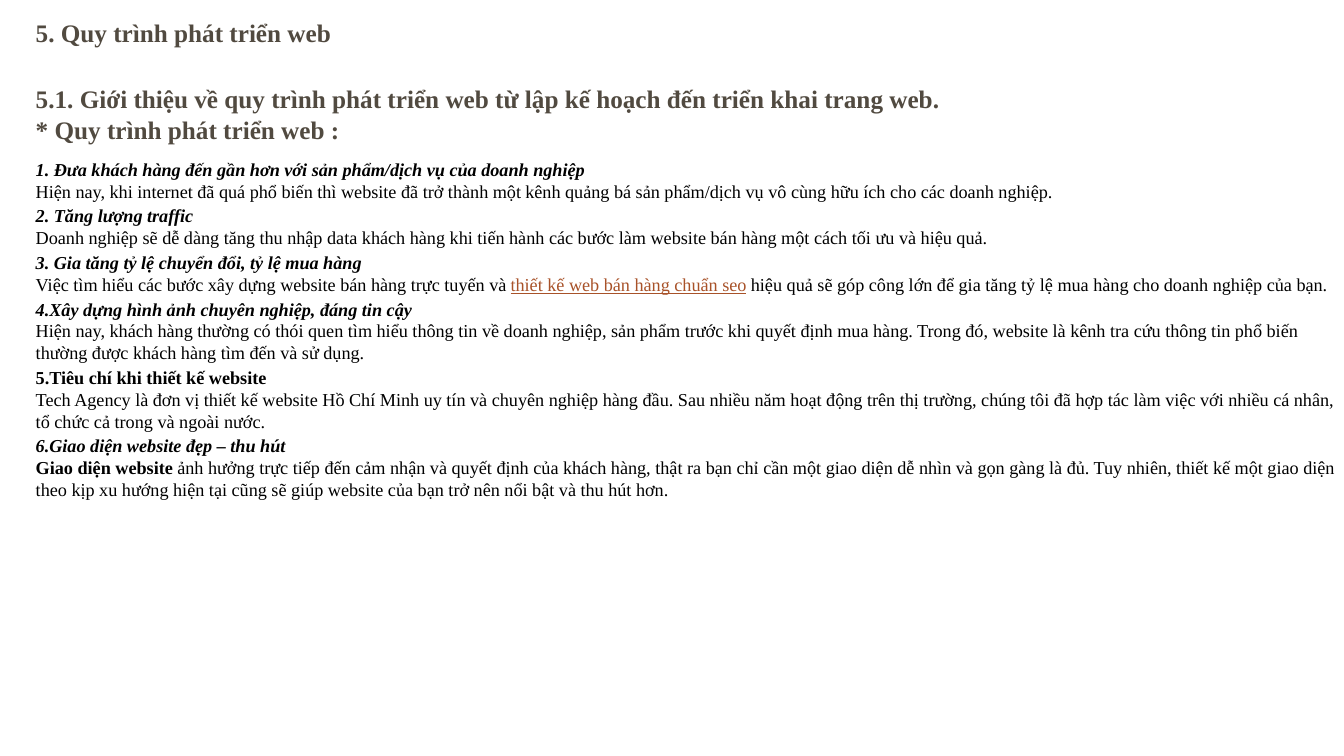
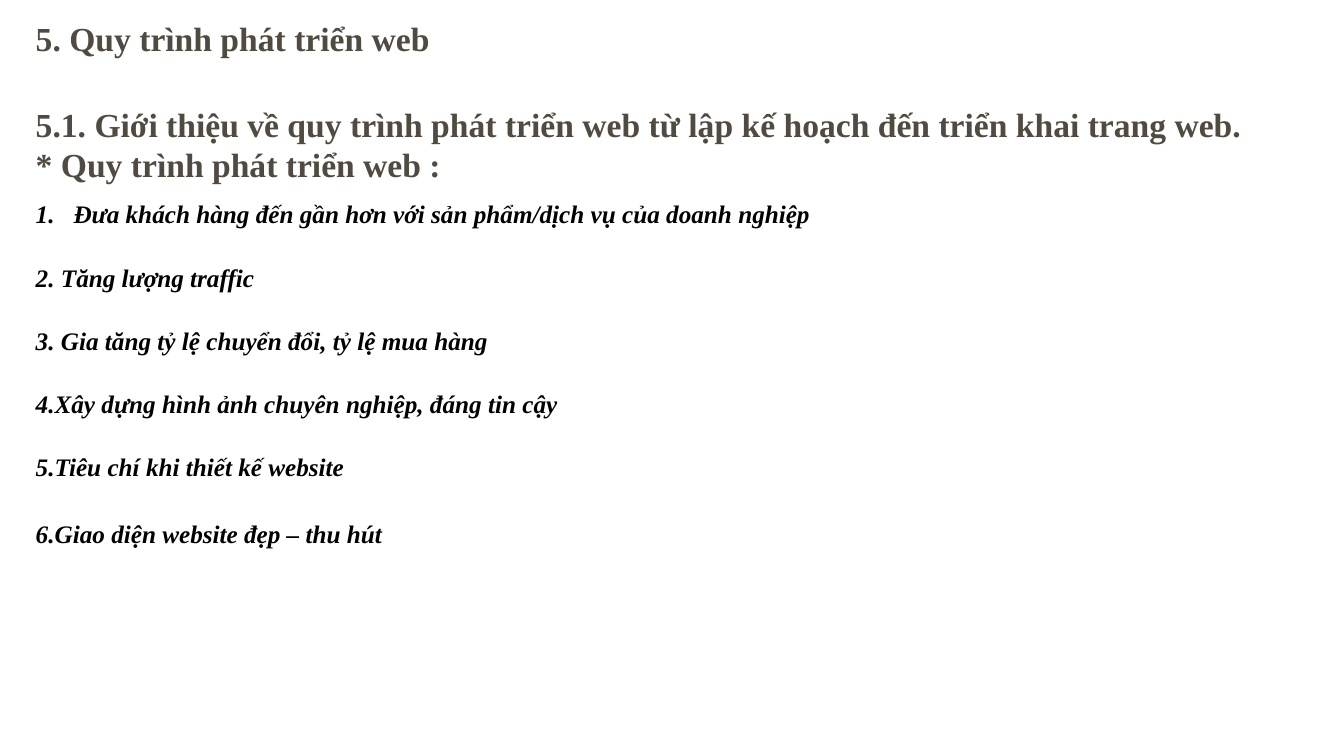
Before and after one commit to HaHung2/webnhom7, a slide deck: slide 12 of NHÓM-7-CÔNG-NGHỆ-WEB.pptx. Drawn at 1344x756 pixels with LibreOffice and Linux fonts; fonts in the diff are those of the drawing; background and template pictures are left out. Boxes give left, top, right and bottom in pixels: in the first picture for what was removed or moved away, otherwise in the second. Text is boxed around its words. In the diff, an @@ line names an element or a change of style, - is before the commit and + after.

```diff
--- a/NHÓM-7-CÔNG-NGHỆ-WEB.pptx
+++ b/NHÓM-7-CÔNG-NGHỆ-WEB.pptx
@@ text at bbox=[36, 26, 1241, 549]: size 18 to 24 pt in "5. Quy trình phát triển web", "5.1. Giới thiệu về quy trình phát ...", "* Quy trình phát triển web :"; size 13 to 18 pt in "2. Tăng lượng traffic", "3. Gia tăng tỷ lệ chuyển đổi, ...", "4.Xây dựng hình ảnh chuyên nghiệp, đáng ...", "5.Tiêu chí khi thiết kế website" and 1 more places; italic on in "5.Tiêu chí khi thiết kế website"; less space between paragraphs @@
@@ text at bbox=[74, 204, 809, 229]: text changed; size 13 to 18 pt; bold on; italic on @@
-1. Đưa khách hàng đến gần hơn với sản phẩm/dịch vụ của doanh nghiệp
-Hiện nay, khi internet đã quá phổ biến thì website đã trở thành một kênh quảng bá sản phẩm/dịch vụ vô cùng hữu ích cho các doanh nghiệp.
+1. Đưa khách hàng đến gần hơn với sản phẩm/dịch vụ của doanh nghiệp
@@ text at bbox=[36, 231, 987, 248]: paragraph removed @@
-Doanh nghiệp sẽ dễ dàng tăng thu nhập data khách hàng khi tiến hành các bước làm website bán hàng một cách tối ưu và hiệu quả.
@@ text at bbox=[36, 277, 1328, 295]: paragraph removed @@
-Việc tìm hiểu các bước xây dựng website bán hàng trực tuyến và thiết kế web bán hàng chuẩn seo hiệu quả sẽ góp công lớn để gia tăng tỷ lệ mua hàng cho doanh nghiệp của bạn.
@@ text at bbox=[36, 324, 1298, 363]: paragraph removed @@
-Hiện nay, khách hàng thường có thói quen tìm hiểu thông tin về doanh nghiệp, sản phẩm trước khi quyết định mua hàng. Trong đó, website là kênh tra cứu thông tin phổ biến thường được khách hàng tìm đến và sử dụng.
@@ text at bbox=[36, 392, 1334, 432]: paragraph removed @@
-Tech Agency là đơn vị thiết kế website Hồ Chí Minh uy tín và chuyên nghiệp hàng đầu. Sau nhiều năm hoạt động trên thị trường, chúng tôi đã hợp tác làm việc với nhiều cá nhân, tổ chức cả trong và ngoài nước.
@@ text at bbox=[36, 461, 1334, 500]: paragraph removed @@
-Giao diện website ảnh hưởng trực tiếp đến cảm nhận và quyết định của khách hàng, thật ra bạn chỉ cần một giao diện dễ nhìn và gọn gàng là đủ. Tuy nhiên, thiết kế một giao diện theo kịp xu hướng hiện tại cũng sẽ giúp website của bạn trở nên nổi bật và thu hút hơn.
```
Also in this commit, not shown: 8 other slides changed, 1 other file.
